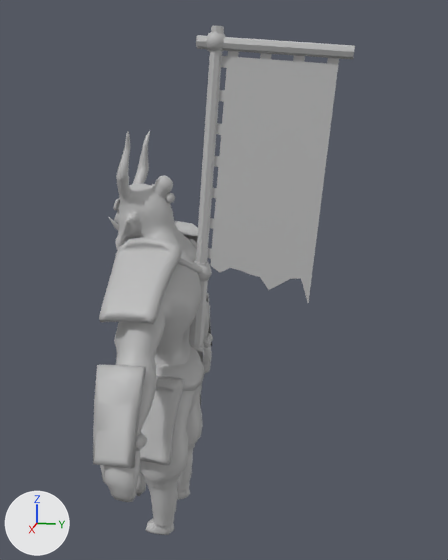
The FBX model Assets/_Assets/Meshes/Player/Player_Oni_Mesh.fbx, before and after one commit.
The view is the same before and after, from a camera (50 mm lens) standing at (4.79, 1.46, 3.41) and looking at (-0.03, 0.5, 2.21). Lighting does not change. The marker at lower left points along +X, +Y and +Z. Where no turn or scale is listed for an object, it has been applied to the vertices.

In view in the first picture: 'Banner_LP', 'Char_Armour_LP', 'Char_Clothing_Cloth_LP', 'Character_Body_LP'.
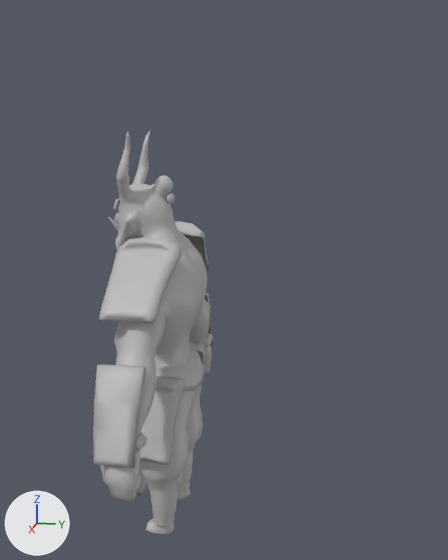
Pixel boxes [x1, y1, x2, y2] of what changed, in the pictures (448 x 560 px):
'Banner_LP', deleted: before [178, 26, 355, 348]

Edits to the bpy script that builds the scene:
```text
Remove ob_banner_lp:
    ob_banner_lp = bpy.data.objects.new('Banner_LP', me_mesh_009)
    ob_banner_lp.location = (0.0, 0.028, 0.446)
```
